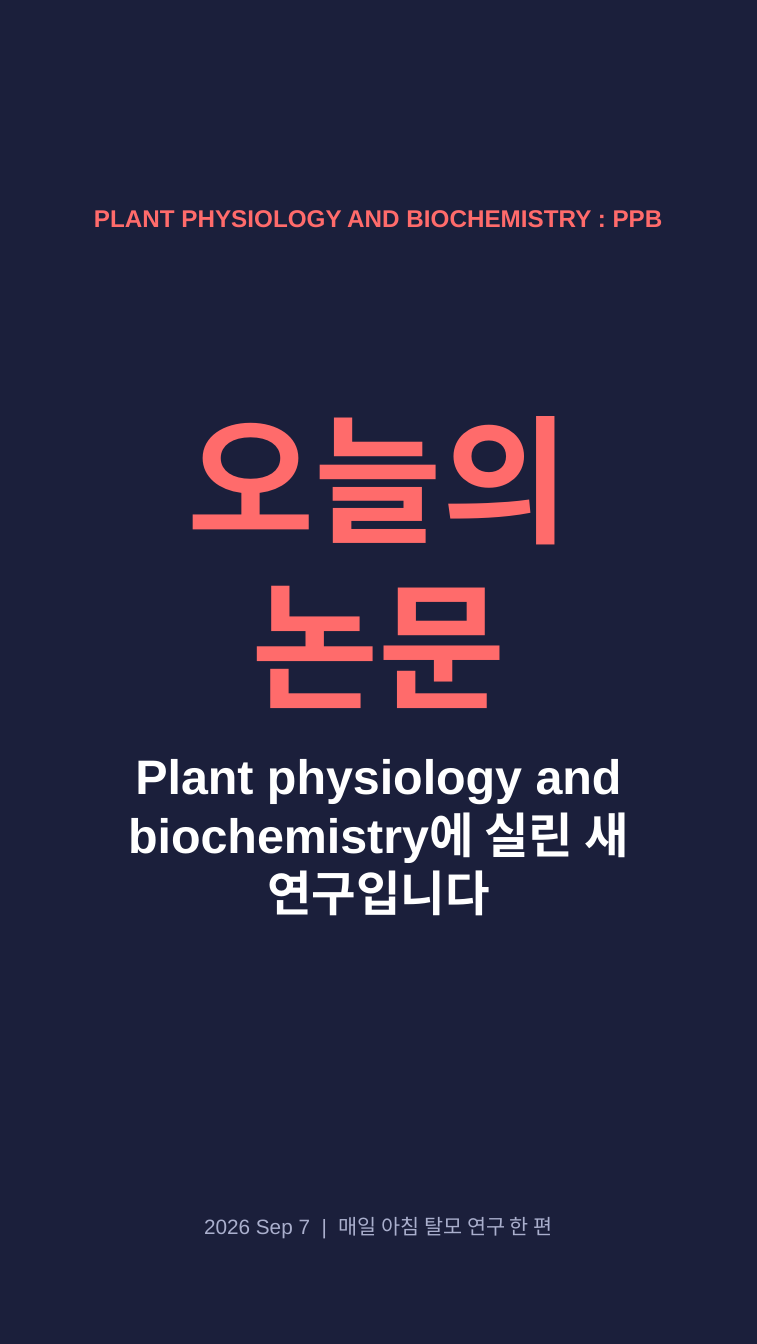
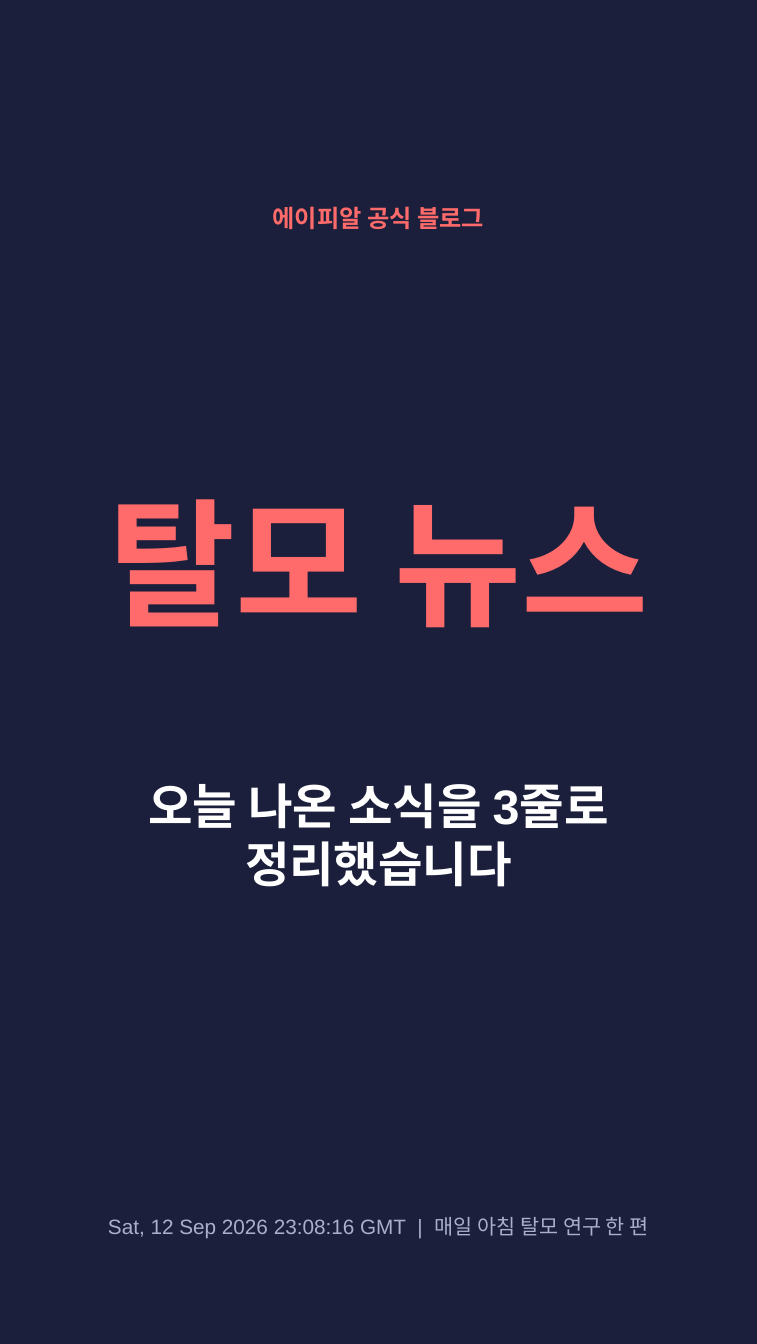
Before and after one commit to hyokang2010-BJ-ANTH/product-builder-test, a slide deck: slide 1 of data/2026-09-13/slides.pptx. Drawn at 757x1344 pixels with LibreOffice and Linux fonts; fonts in the diff are those of the drawing. Boxes give left, top, right and bottom in pixels: in the first picture for what was removed or moved away, otherwise in the second. Text is boxed around its words. In the diff, an @@ line names an element or a change of style, - is before the commit and + after.

```diff
--- a/data/2026-09-13/slides.pptx
+++ b/data/2026-09-13/slides.pptx
@@ text at bbox=[272, 206, 484, 229]: text changed @@
-PLANT PHYSIOLOGY AND BIOCHEMISTRY : PPB
+에이피알 공식 블로그
@@ text at bbox=[108, 499, 649, 628]: text changed @@
-오늘의 논문
+탈모 뉴스
@@ text at bbox=[148, 783, 609, 887]: text changed @@
-Plant physiology and biochemistry에 실린 새 연구입니다
+오늘 나온 소식을 3줄로 정리했습니다
@@ text at bbox=[108, 1217, 649, 1238]: text changed @@
-2026 Sep 7 | 매일 아침 탈모 연구 한 편
+Sat, 12 Sep 2026 23:08:16 GMT | 매일 아침 탈모 연구 한 편
```
Also in this commit, not shown: 2 other slides changed, 2 slides added, 5 slides removed, 23 other files.
